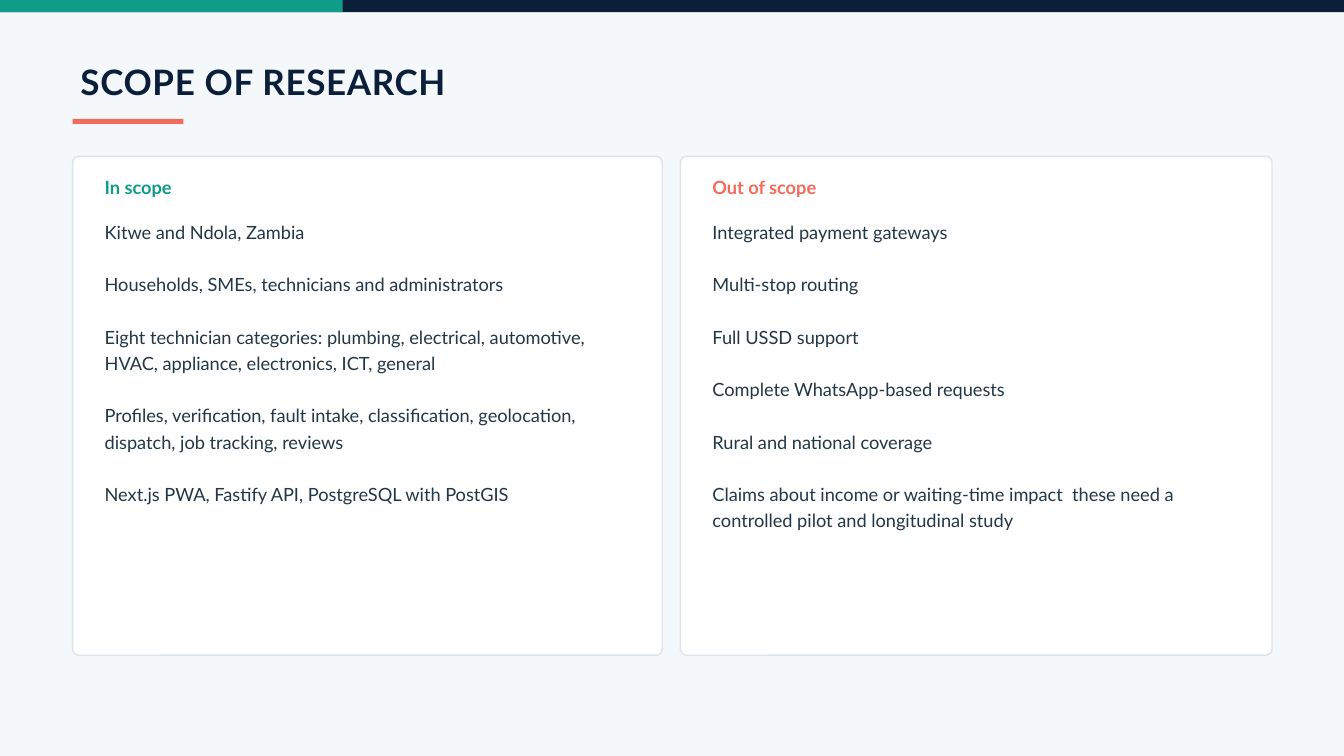
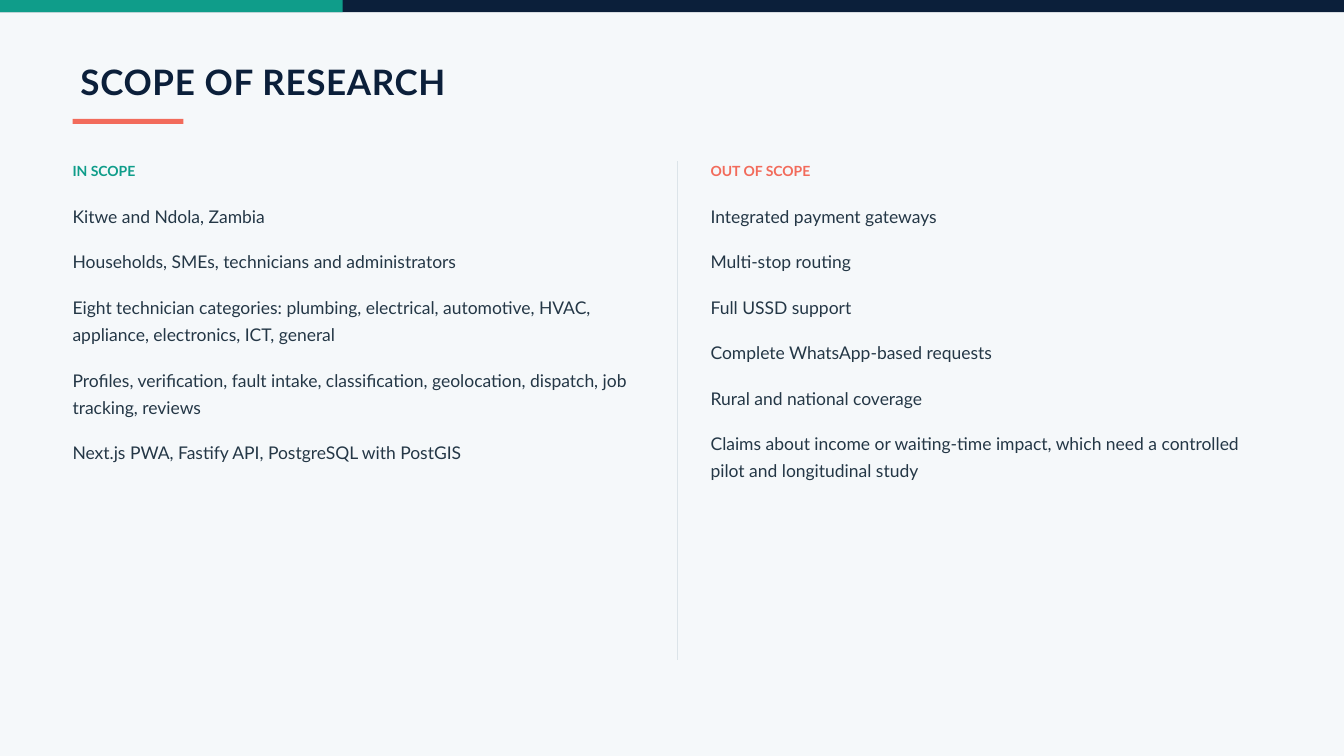
Before and after one commit to malama996/Umodzi-Conneckt, a slide deck: slide 6 of Umodzi_Connect_Defence_Package/Umodzi_Connect_Final_Defence_Presentation.pptx. Drawn at 1344x756 pixels with LibreOffice and Linux fonts; fonts in the diff are those of the drawing. Boxes give left, top, right and bottom in pixels: in the first picture for what was removed or moved away, otherwise in the second. Text is boxed around its words. In the diff, an @@ line names an element or a change of style, - is before the commit and + after.

```diff
--- a/Umodzi_Connect_Defence_Package/Umodzi_Connect_Final_Defence_Presentation.pptx
+++ b/Umodzi_Connect_Defence_Package/Umodzi_Connect_Final_Defence_Presentation.pptx
@@ text "IN SCOPE" at (73, 165, 136, 176): vertical alignment middle to top @@
@@ text at (73, 165, 136, 176): text changed; size 13 to 10 pt @@
-In scope
+IN SCOPE
@@ rounded rectangle removed at (73, 156, 662, 655) @@
@@ line added from (678, 161) to (678, 660), #DCE4E9 0.5 pt @@
@@ rounded rectangle removed at (681, 156, 1272, 655) @@
@@ text at (711, 166, 811, 176): text changed; size 13 to 10 pt @@
-Out of scope
+OUT OF SCOPE
@@ text "OUT OF SCOPE" at (711, 166, 811, 176): vertical alignment middle to top @@
@@ text "Kitwe and Ndola, Zambia": place and size @@
-text "Kitwe and Ndola, Zambia" at (105, 225, 585, 505)
+text "Kitwe and Ndola, Zambia" at (73, 210, 627, 462)
@@ text "Kitwe and Ndola, Zambia" at (73, 210, 627, 462): size 13 to 12.5 pt; line spacing 1.2 to 1.3; more space between paragraphs @@
@@ text "Integrated payment gateways": place and size @@
-text "Integrated payment gateways" at (712, 225, 1174, 531)
+text "Integrated payment gateways" at (711, 210, 1239, 480)
@@ text at (711, 210, 992, 408): size 13 to 12.5 pt in "Integrated payment gateways", "Multi-stop routing", "Full USSD support", "Complete WhatsApp-based requests" and 1 more places; line spacing 1.2 to 1.3; more space between paragraphs @@
@@ text at (711, 437, 1239, 480): text changed; size 13 to 12.5 pt @@
-Claims about income or waiting-time impact these need a controlled pilot and longitudinal study
+Claims about income or waiting-time impact, which need a controlled pilot and longitudinal study
```
Also in this commit, not shown: 9 other slides changed, 2 slides added, 2 slides removed, 2 other files.
